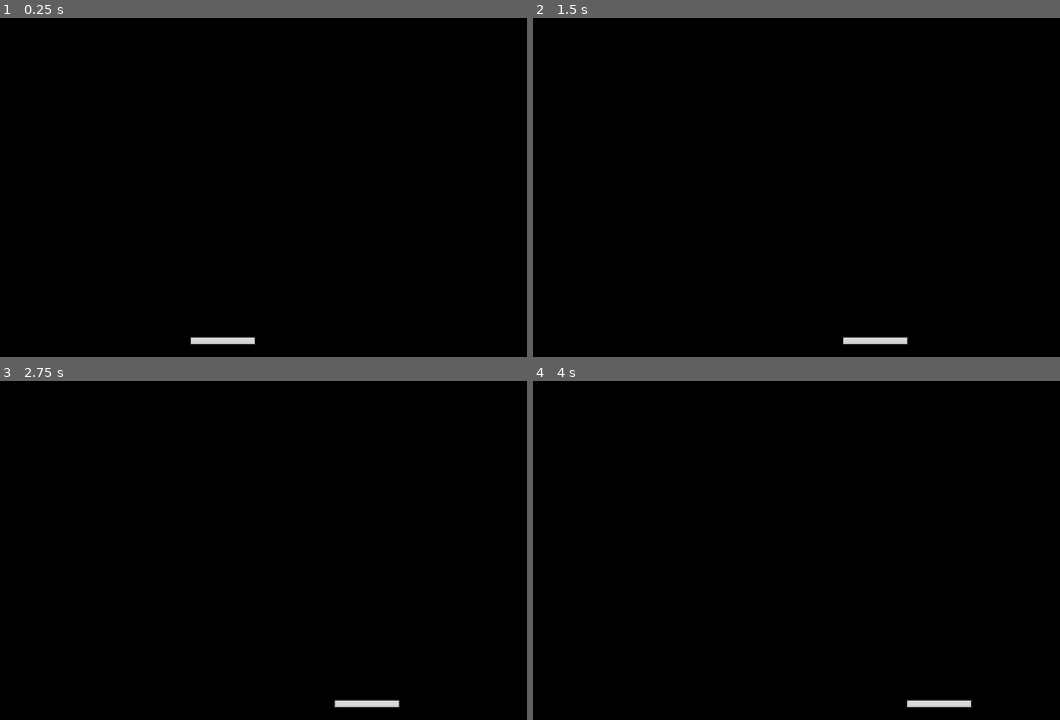
Above: before the commit, frames 1-4 (two rows, left to right).
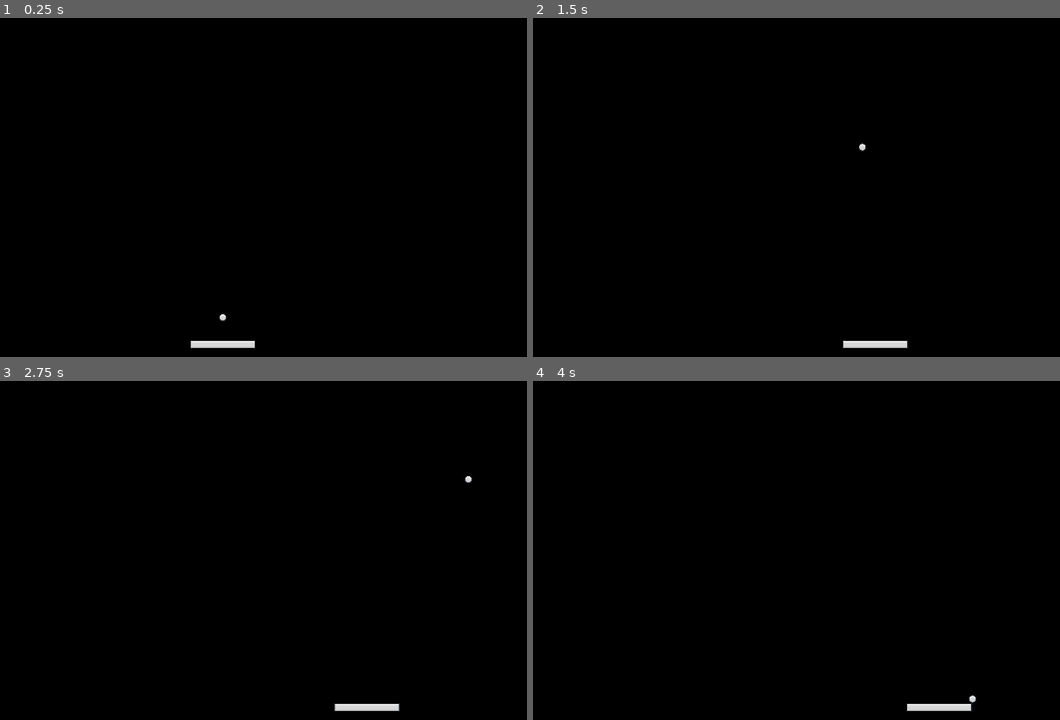
Above: after the commit, the same moments.

Repository: dazheng6/Brick-Breaker-2
Game: Godot game, scene res://Scenes/main.tscn
Same seed, same stepped clock (60 frames per second), same inputs: the game is played once before the commit and once after it.
Inputs:
- Up to frame 1 (0.25 s): no input
- Up to frame 2 (1.5 s): tap Enter at 0.5 s; hold D (right) 0.53-1.28 s; hold A (left) from 1.28 s (still down)
- Up to frame 3 (2.75 s): release A (left) at 2.03 s; hold D (right) from 2.03 s (still down)
- Up to frame 4 (4 s): release D (right) at 3.53 s; hold A (left) from 3.53 s (still down)

The runs differ from the first frame. In frame 1, 0.4% of the frame differs, in the area x 36-49%, y 87-98%; in frame 2, 0.4%, in the area x 58-72%, y 36-98%; in frame 3, 0.4%; in frame 4, 0.4%.

Commit message:
Finished Balls and Walls

Diff:
--- /dev/null
+++ b/Scenes/ball.tscn
@@ -0,0 +1,18 @@
+[gd_scene load_steps=4 format=3 uid="uid://c372sd6lqxu8j"]
+
+[ext_resource type="Script" path="res://Scripts/ball.gd" id="1_fryiu"]
+[ext_resource type="Texture2D" uid="uid://c8l7ke1ygg27h" path="res://Assets/Ball.png" id="1_le0hc"]
+
+[sub_resource type="CircleShape2D" id="CircleShape2D_o323d"]
+radius = 8.06226
+
+[node name="Ball" type="CharacterBody2D"]
+motion_mode = 1
+script = ExtResource("1_fryiu")
+
+[node name="Sprite2D" type="Sprite2D" parent="."]
+scale = Vector2(0.25, 0.25)
+texture = ExtResource("1_le0hc")
+
+[node name="CollisionShape2D" type="CollisionShape2D" parent="."]
+shape = SubResource("CircleShape2D_o323d")
--- a/Scenes/main.tscn
+++ b/Scenes/main.tscn
@@ -1,11 +1,34 @@
-[gd_scene load_steps=2 format=3 uid="uid://dntwvgr8jfhki"]
+[gd_scene load_steps=4 format=3 uid="uid://dntwvgr8jfhki"]
 
 [ext_resource type="PackedScene" uid="uid://1xkdkgdhagkc" path="res://Scenes/paddle.tscn" id="1_lwlrn"]
+[ext_resource type="PackedScene" uid="uid://c372sd6lqxu8j" path="res://Scenes/ball.tscn" id="2_60h1l"]
+[ext_resource type="PackedScene" uid="uid://c4mkpq13dxiwv" path="res://Scenes/wall.tscn" id="3_mc732"]
 
-[node name="mian" type="Node"]
+[node name="main" type="Node"]
 
 [node name="Camera2D" type="Camera2D" parent="."]
+position = Vector2(576, 324)
 
 [node name="Paddle" parent="." node_paths=PackedStringArray("camera") instance=ExtResource("1_lwlrn")]
-position = Vector2(0, 289)
+position = Vector2(576, 620)
+collision_layer = 2
 camera = NodePath("../Camera2D")
+
+[node name="Ball" parent="." instance=ExtResource("2_60h1l")]
+position = Vector2(576, 569)
+collision_mask = 14
+
+[node name="Walls" type="Node" parent="."]
+
+[node name="UpperWall" parent="Walls" instance=ExtResource("3_mc732")]
+collision_layer = 4
+
+[node name="RightWall" parent="Walls" instance=ExtResource("3_mc732")]
+position = Vector2(1152, -538)
+rotation = 1.5708
+collision_layer = 4
+
+[node name="Leftwall" parent="Walls" instance=ExtResource("3_mc732")]
+position = Vector2(-38, -554)
+rotation = 1.5708
+collision_layer = 4
--- a/Scenes/paddle.tscn
+++ b/Scenes/paddle.tscn
@@ -8,6 +8,7 @@
 
 [node name="Paddle" type="RigidBody2D"]
 gravity_scale = 0.0
+lock_rotation = true
 script = ExtResource("1_u6t1d")
 
 [node name="Sprite2D" type="Sprite2D" parent="."]
--- /dev/null
+++ b/Scenes/wall.tscn
@@ -0,0 +1,11 @@
+[gd_scene load_steps=2 format=3 uid="uid://c4mkpq13dxiwv"]
+
+[sub_resource type="RectangleShape2D" id="RectangleShape2D_0yblm"]
+size = Vector2(1235, 36)
+
+[node name="Wall" type="RigidBody2D"]
+freeze = true
+
+[node name="CollisionShape2D" type="CollisionShape2D" parent="."]
+position = Vector2(591, -18)
+shape = SubResource("RectangleShape2D_0yblm")
--- /dev/null
+++ b/Scripts/ball.gd
@@ -0,0 +1,30 @@
+extends CharacterBody2D
+
+class_name Bal
+
+const VELOCTIY_LIMIT = 40
+
+@export var ball_speed = 20
+@export var lifes = 3
+
+var speed_up_factor = 1.05
+
+@onready var collision_shape_2d = $CollisionShape2D
+
+var start_position: Vector2
+
+func _ready():
+	start_position = position
+
+func _physics_process(delta):
+	var collision = move_and_collide(velocity * ball_speed * delta)
+	if (!collision):
+		return
+
+	velocity = velocity.bounce(collision.get_normal())
+
+func start_ball():
+	position = start_position
+	randomize()
+
+	velocity = Vector2(randf_range(-1, 1), randf_range(-1, -1)).normalized() * ball_speed
--- a/Scripts/paddle.gd
+++ b/Scripts/paddle.gd
@@ -5,10 +5,12 @@
 var direction = Vector2.ZERO
 var camera_rect: Rect2
 var half_paddle_width: float
+var is_ball_started = false
 
 @export var speed = 400
 @export var camera: Camera2D
 
+@onready var ball = $"../Ball" as Bal
 @onready var collision_shape_2d = $CollisionShape2D
 
 func _ready():
@@ -35,3 +37,7 @@
 		direction = Vector2.RIGHT
 	else:
 		direction = Vector2.ZERO
+
+	if direction != Vector2.ZERO && !is_ball_started:
+		ball.start_ball()
+		is_ball_started = true
--- a/project.godot
+++ b/project.godot
@@ -34,6 +34,13 @@
 ]
 }
 
+[layer_names]
+
+3d_physics/layer_1="ball"
+3d_physics/layer_2="paddle"
+3d_physics/layer_3="walls"
+3d_physics/layer_4="brick"
+
 [rendering]
 
 environment/defaults/default_clear_color=Color(0, 0, 0, 1)
